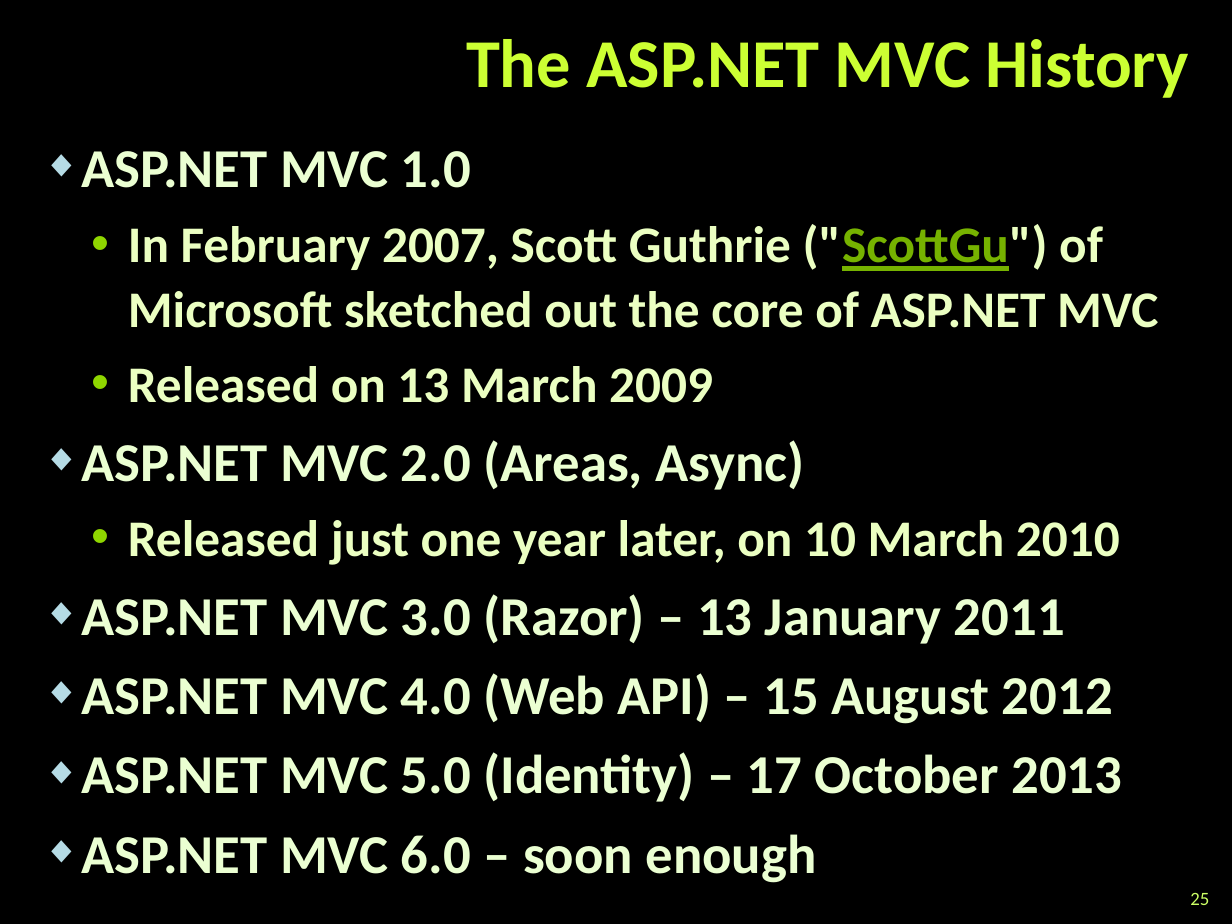
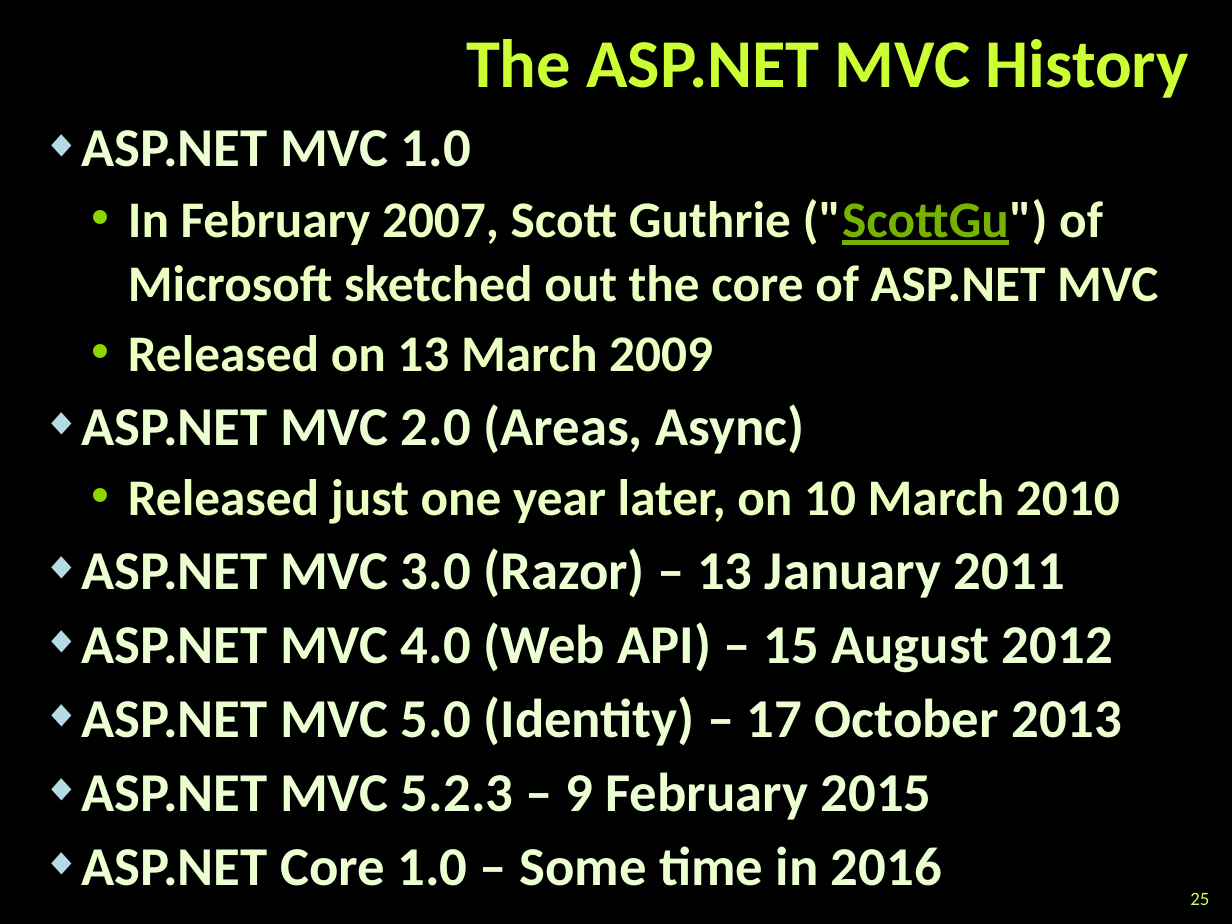
Before and after one commit to TelerikAcademy/ASP.NET-MVC, a slide deck: slide 25 of 01. Introduction-to-ASP.NET-MVC/Introduction to ASP.NET MVC.pptx. Drawn at 1232x924 pixels with LibreOffice and Linux fonts; fonts in the diff are those of the drawing; background and template pictures are left out. Boxes give left, top, right and bottom in pixels: in the first picture for what was removed or moved away, otherwise in the second. Text is boxed around its words. In the diff, an @@ line names an element or a change of style, - is before the commit and + after.

```diff
--- a/01. Introduction-to-ASP.NET-MVC/Introduction to ASP.NET MVC.pptx
+++ b/01. Introduction-to-ASP.NET-MVC/Introduction to ASP.NET MVC.pptx
@@ text "ASP.NET MVC 1.0" moved from (x1=81, y1=151, x2=1158, y2=883) to (x1=81, y1=130, x2=1158, y2=886) @@
@@ text at (x1=81, y1=130, x2=1158, y2=746): less space between paragraphs @@
@@ text at (x1=81, y1=772, x2=942, y2=886): text changed @@
-◆ ASP.NET MVC 6.0 – soon enough
+◆ ASP.NET MVC 5.2.3 – 9 February 2015
+◆ ASP.NET Core 1.0 – Some time in 2016
```
Also in this commit, not shown: 5 other slides changed, 2 slides removed.
